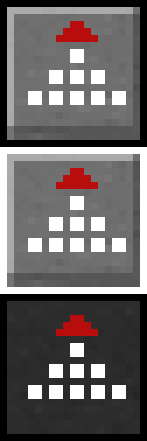
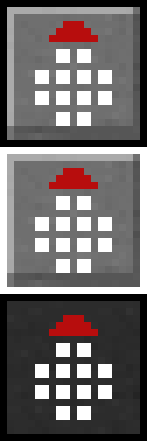
Layered file, before and after one edit (147x441). Changes by layer:
added layer "Circle" above "H-Circle" over (35, 21, 112, 420)
hid "Triangle" over (28, 21, 126, 399)
